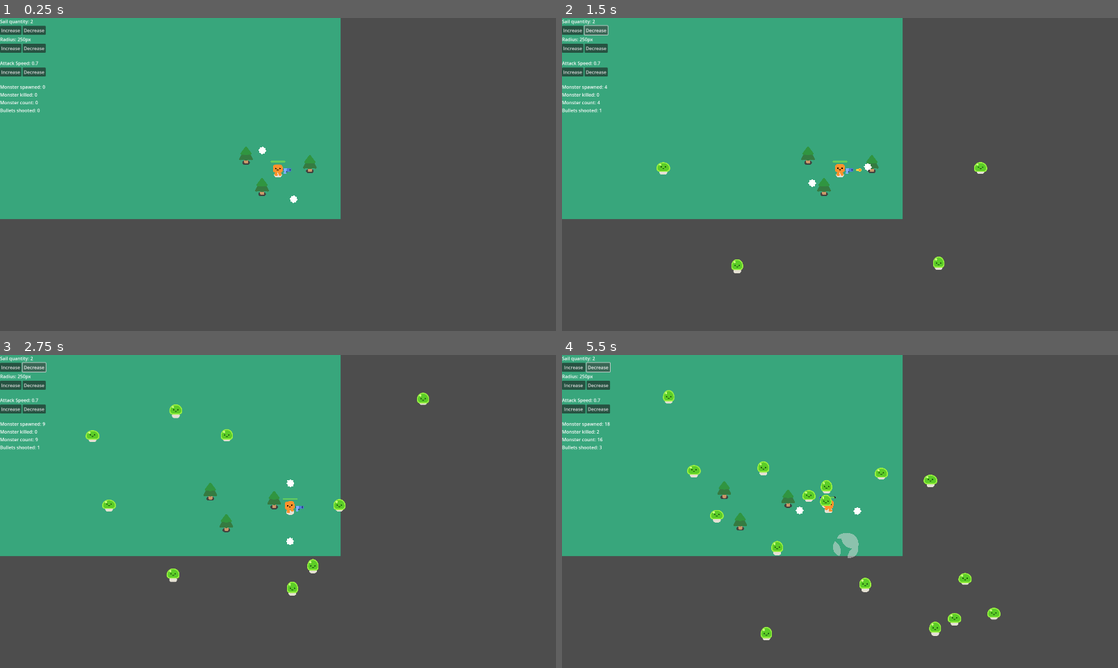
Above: before the commit, frames 1-4 (two rows, left to right).
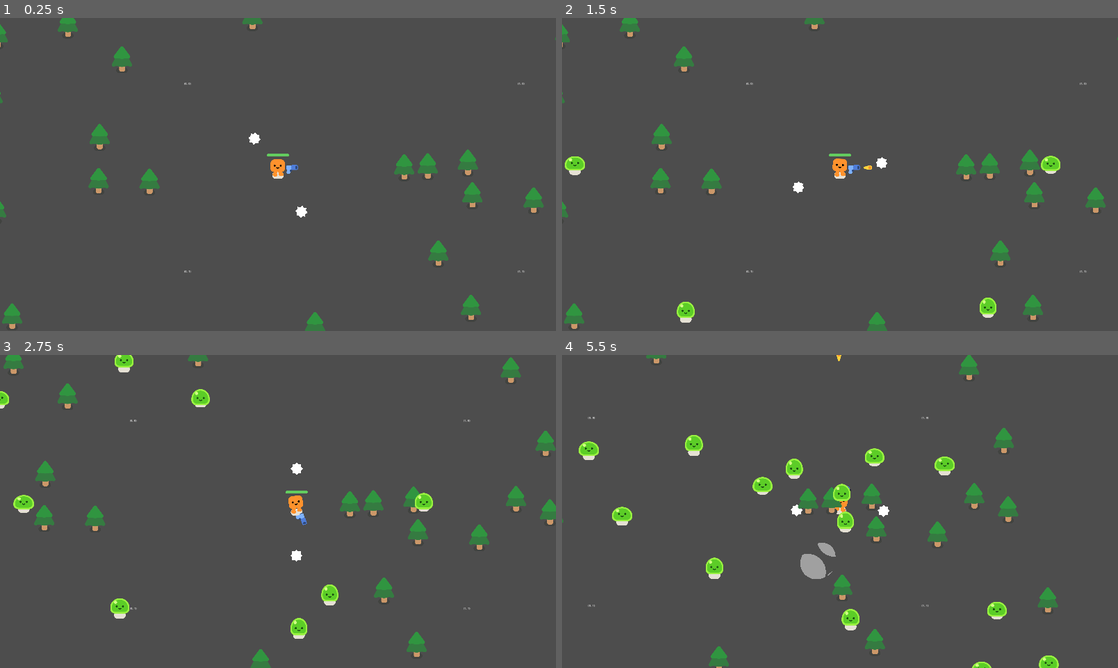
Above: after the commit, the same moments.

Repository: nicolasanelli/2d-slimes-roguelike
Game: Godot game, scene res://scenes/game/game.tscn
Two runs of this game, one before a commit and one after it. Both use one fixed random seed, a clock stepped at 60 frames per second and the inputs below.
Inputs (mouse positions are in pixels of both pictures, inside the frame that each line leads up to):
- Up to frame 1 (0.25 s): no input
- Up to frame 2 (1.5 s): click (573, 30) at 0.5 s, where only the run before the commit has a clickable "Increase"; click (595, 30) at 1.25 s, where only the run before the commit has a clickable "Decrease"
- Up to frame 3 (2.75 s): hold D (move_right) from 2.03 s (still down)
- Up to frame 4 (5.5 s): release D (move_right) at 2.78 s; hold S (move_down) 2.78-3.53 s; hold D (move_right) 3.53-4.28 s; hold W (move_up) 4.28-5.03 s; hold A (move_left) from 5.03 s (still down)

The runs differ from the first frame. In frame 1, 41% of the frame differs, in the area x 0-100%, y 0-100%; in frame 2, 41%; in frame 3, 42%; in frame 4, 42%, in the area x 0-90%, y 0-100%.

Commit message:
Add infinity chunk generator

Diff:
--- /dev/null
+++ b/components/chunk/chunk.gd
@@ -0,0 +1,69 @@
+class_name Chunk extends Node2D
+
+@export var chunk_width: int = 1920;
+@export var chunk_height: int = 1080;
+
+@onready var area2D: Area2D = $Area2D;
+@onready var collisionShape: CollisionShape2D = $Area2D/CollisionShape2D;
+@onready var trees: Node = $Trees;
+@onready var label: Label = $Label;
+
+var _tree_component = preload("res://components/pine_tree/pine_tree.tscn")
+
+var chunk_x: int;
+var chunk_y: int;
+
+func _ready() -> void:
+
+	collisionShape.shape.size.x = chunk_width
+	collisionShape.shape.size.y = chunk_height
+	area2D.position.x = chunk_width / 2.0
+	area2D.position.y = chunk_height / 2.0
+
+	area2D.body_entered.connect(_on_body_entered)
+	chunk_x = floor(global_position.x / chunk_width)
+	chunk_y = floor(global_position.y / chunk_height)
+	label.text = "(%s, %s)" % [chunk_x, chunk_y]
+	_spawn_random_trees(randi_range(4, 5))
+
+
+func get_global_position_for_x_y(x: int, y: int) -> Vector2:
+	return Vector2(x * chunk_width, y * chunk_height)
+
+
+static func get_x_y_for_global_position(_position: Vector2) -> Vector2:
+	var tmp = Chunk.new()
+	var x = floor(_position.x / tmp.chunk_width)
+	var y = floor(_position.y / tmp.chunk_height)
+	tmp.queue_free()
+	return Vector2(x, y);
+
+
+func _on_body_entered(_body: Node2D) -> void:
+	#print_debug("Player entered in chunk [%s, %s]" % [chunk_x, chunk_y]);
+	pass
+
+
+
+func _get_random_position() -> Vector2:
+	var chunk_position = global_position;
+	print_debug(chunk_position)
+
+	var min_x = global_position.x
+	var max_x = global_position.x + chunk_width
+
+	var min_y = global_position.y
+	var max_y = global_position.y + chunk_height
+
+	return Vector2(randf_range(min_x, max_x), randf_range(min_y, max_y));
+
+
+func _spawn_random_trees(quantity: int) -> void:
+	for n in quantity:
+		_spawn_tree(_get_random_position())
+
+
+func _spawn_tree(_position: Vector2) -> void:
+	var tree: Node2D = _tree_component.instantiate()
+	tree.global_position = _position
+	trees.add_child(tree)
--- /dev/null
+++ b/components/chunk/chunk.tscn
@@ -0,0 +1,24 @@
+[gd_scene load_steps=3 format=3 uid="uid://dy4pqge5kjd4a"]
+
+[ext_resource type="Script" path="res://components/chunk/chunk.gd" id="1_fmkin"]
+
+[sub_resource type="RectangleShape2D" id="RectangleShape2D_dcejg"]
+size = Vector2(1080, 1080)
+
+[node name="Chunk" type="Node2D"]
+script = ExtResource("1_fmkin")
+
+[node name="Area2D" type="Area2D" parent="."]
+position = Vector2(540, 540)
+collision_layer = 0
+
+[node name="CollisionShape2D" type="CollisionShape2D" parent="Area2D"]
+shape = SubResource("RectangleShape2D_dcejg")
+
+[node name="Trees" type="Node" parent="."]
+
+[node name="Label" type="Label" parent="."]
+z_index = 4096
+offset_right = 40.0
+offset_bottom = 23.0
+text = "(%f, %f)"
--- /dev/null
+++ b/components/chunk_manager/chunk_manager.gd
@@ -0,0 +1,50 @@
+class_name ChunkManager extends Node
+
+
+#region Singleton
+static var instance: ChunkManager
+
+func _init() -> void:
+	if not instance: instance = self
+	else: queue_free()
+#endregion
+
+
+@onready var chunks: Node = $Chunks
+
+var _chunk_component = preload("res://components/chunk/chunk.tscn")
+
+var player: Player
+var chunks_loaded = {}
+
+
+func _ready() -> void:
+	player = Player.instance
+
+
+func _process(_delta: float) -> void:
+	_spawn_adjacent_chunks()
+
+
+func _get_player_current_chunk() -> Vector2:
+	var _position: Vector2 = player.get_global_position()
+	return Chunk.get_x_y_for_global_position(_position)
+
+
+func _spawn_adjacent_chunks() -> void:
+	var pos = _get_player_current_chunk()
+	var x = pos.x
+	var y = pos.y
+	for n in range(x-1, x+2):
+		for m in range(y-1, y+2):
+			_spawn_chunk(n, m)
+
+
+func _spawn_chunk(x: int, y: int) -> void:
+	var key = "chunk[%s,%s]" % [x, y]
+	if chunks_loaded.has(key): return
+
+	var chunk: Chunk = _chunk_component.instantiate()
+	chunk.global_position = chunk.get_global_position_for_x_y(x, y)
+	chunks.add_child(chunk)
+	chunks_loaded[key] = true
--- /dev/null
+++ b/components/chunk_manager/chunk_manager.tscn
@@ -0,0 +1,8 @@
+[gd_scene load_steps=2 format=3 uid="uid://chjqobojluvru"]
+
+[ext_resource type="Script" path="res://components/chunk_manager/chunk_manager.gd" id="1_aqrm8"]
+
+[node name="ChunkManager" type="Node"]
+script = ExtResource("1_aqrm8")
+
+[node name="Chunks" type="Node" parent="."]
--- a/components/debugger/debugger.gd
+++ b/components/debugger/debugger.gd
@@ -1,4 +1,4 @@
-class_name Debugger extends Node2D
+class_name Debugger extends Control
 
 
 #region Singleton
@@ -33,6 +33,7 @@
 @onready var _label_bs: Label = $VBoxContainer/LabelBS
 var _bullets_shooted: int = 0
 
+@onready var _label_pp : Label = $VBoxContainer/LabelPlayerPos
 
 func _ready() -> void:
 	_increase.pressed.connect(_sail_gun.increase_quantity)
@@ -43,6 +44,11 @@
 	_decrease_as.pressed.connect(_gun.decrease_attack_speed)
 
 
+func _input(event: InputEvent) -> void:
+	if event.is_action_pressed("open_debug_panel"):
+		visible = !visible
+
+
 func _process(_delta: float) -> void:
 	_label.text = "Sail quantity: %s" % _sail_gun.get_quantity()
 	_label_r.text = "Radius: %spx" % _sail_gun.get_radius()
@@ -51,12 +57,16 @@
 	_label_mk.text = "Monster killed: %s" % _mob_killed
 	_label_mc.text = "Monster count: %s" % (_mob_spawned - _mob_killed)
 	_label_bs.text = "Bullets shooted: %s" % _bullets_shooted
+	_label_pp.text = "Player (%.2f, %.2f)" % [Player.instance.global_position.x, Player.instance.global_position.y]
+
 
 func increaseMobSpawned() -> void:
 	_mob_spawned += 1
 
+
 func increaseMobKilled() -> void:
 	_mob_killed += 1
 
+
 func increaseBulletsShooted() -> void:
 	_bullets_shooted += 1
--- a/components/debugger/debugger.tscn
+++ b/components/debugger/debugger.tscn
@@ -2,12 +2,17 @@
 
 [ext_resource type="Script" path="res://components/debugger/debugger.gd" id="1_cemwh"]
 
-[node name="Debugger" type="Node2D"]
+[node name="Debugger" type="MarginContainer"]
+offset_right = 193.0
+offset_bottom = 354.0
+theme_override_constants/margin_left = 24
+theme_override_constants/margin_top = 24
+theme_override_constants/margin_right = 24
+theme_override_constants/margin_bottom = 24
 script = ExtResource("1_cemwh")
 
 [node name="VBoxContainer" type="VBoxContainer" parent="."]
-offset_right = 158.0
-offset_bottom = 120.0
+layout_mode = 2
 
 [node name="Label" type="Label" parent="VBoxContainer"]
 layout_mode = 2
@@ -85,3 +90,12 @@
 [node name="LabelBS" type="Label" parent="VBoxContainer"]
 layout_mode = 2
 text = "Bullets shooted: %s"
+
+[node name="MarginContainer3" type="MarginContainer" parent="VBoxContainer"]
+layout_mode = 2
+theme_override_constants/margin_top = 8
+theme_override_constants/margin_bottom = 8
+
+[node name="LabelPlayerPos" type="Label" parent="VBoxContainer"]
+layout_mode = 2
+text = "Player (%s, %s)"
--- a/scenes/game/mob_spawner.gd
+++ b/components/mob_spawner/mob_spawner.gd
@@ -5,6 +5,7 @@
 @onready var _path: PathFollow2D = %PathFollow2D
 @onready var _timer: Timer = %Timer
 @onready var _mobs: Node = %Mobs
+
 
 func _ready() -> void:
 	_timer.wait_time = 0.3
--- /dev/null
+++ b/components/mob_spawner/mob_spawner.tscn
@@ -0,0 +1,26 @@
+[gd_scene load_steps=3 format=3 uid="uid://bgkt0n6fd4oq4"]
+
+[ext_resource type="Script" path="res://components/mob_spawner/mob_spawner.gd" id="1_dv1ng"]
+
+[sub_resource type="Curve2D" id="Curve2D_ugaer"]
+_data = {
+"points": PackedVector2Array(0, 0, 0, 0, -1599, -961, 0, 0, 0, 0, 1562, -952, 0, 0, 0, 0, 1575, 987, 0, 0, 0, 0, -1617, 938, 0, 0, 0, 0, -1604, -957)
+}
+point_count = 5
+
+[node name="MobSpawner" type="Node2D"]
+script = ExtResource("1_dv1ng")
+
+[node name="Path2D" type="Path2D" parent="."]
+curve = SubResource("Curve2D_ugaer")
+
+[node name="PathFollow2D" type="PathFollow2D" parent="Path2D"]
+unique_name_in_owner = true
+position = Vector2(-1599, -961)
+rotation = 0.00284719
+
+[node name="Timer" type="Timer" parent="."]
+unique_name_in_owner = true
+
+[node name="Mobs" type="Node" parent="."]
+unique_name_in_owner = true
--- a/project.godot
+++ b/project.godot
@@ -88,7 +88,8 @@
 
 window/size/viewport_width=1920
 window/size/viewport_height=1080
-window/stretch/mode="viewport"
+window/stretch/mode="canvas_items"
+window/stretch/aspect="expand"
 
 [dotnet]
 
@@ -120,6 +121,11 @@
 "events": [Object(InputEventKey,"resource_local_to_scene":false,"resource_name":"","device":-1,"window_id":0,"alt_press …(192 unchanged characters)…
 ]
 }
+open_debug_panel={
+"deadzone": 0.5,
+"events": [Object(InputEventKey,"resource_local_to_scene":false,"resource_name":"","device":-1,"window_id":0,"alt_pressed":false,"shift_pressed":false,"ctrl_pressed":false,"meta_pressed":false,"pressed":false,"keycode":0,"physical_keycode":4194306,"key_label":0,"unicode":0,"location":0,"echo":false,"script":null)
+]
+}
 
 [layer_names]
 
--- a/scenes/game/game.tscn
+++ b/scenes/game/game.tscn
@@ -1,64 +1,41 @@
-[gd_scene load_steps=7 format=3 uid="uid://c2odse7mabaid"]
+[gd_scene load_steps=6 format=3 uid="uid://c2odse7mabaid"]
 
 [ext_resource type="PackedScene" uid="uid://d15wvy5ol3wsu" path="res://components/game_manager/game_manager.tscn" id="1_5eujh"]
 [ext_resource type="PackedScene" uid="uid://bhmpp5o3beqph" path="res://components/player/player.tscn" id="1_hst8v"]
-[ext_resource type="PackedScene" uid="uid://chhkp0ptdo34c" path="res://components/pine_tree/pine_tree.tscn" id="2_yy6cm"]
+[ext_resource type="PackedScene" uid="uid://chjqobojluvru" path="res://components/chunk_manager/chunk_manager.tscn" id="2_dta7r"]
+[ext_resource type="PackedScene" uid="uid://bgkt0n6fd4oq4" path="res://components/mob_spawner/mob_spawner.tscn" id="3_ddodt"]
 [ext_resource type="PackedScene" uid="uid://dvrwfpndahhq1" path="res://components/debugger/debugger.tscn" id="5_lr2xe"]
-[ext_resource type="Script" path="res://scenes/game/mob_spawner.gd" id="5_wuy7s"]
-
-[sub_resource type="Curve2D" id="Curve2D_ugaer"]
-_data = {
-"points": PackedVector2Array(0, 0, 0, 0, -1599, -961, 0, 0, 0, 0, 1562, -952, 0, 0, 0, 0, 1575, 987, 0, 0, 0, 0, -1617, 938, 0, 0, 0, 0, -1604, -957)
-}
-point_count = 5
 
 [node name="Game" type="Node2D"]
 y_sort_enabled = true
 
 [node name="GameManager" parent="." instance=ExtResource("1_5eujh")]
 
+[node name="ChunkManager" parent="." instance=ExtResource("2_dta7r")]
+
 [node name="Player" parent="." instance=ExtResource("1_hst8v")]
-position = Vector2(532, 339)
-
-[node name="MobSpawner" type="Node2D" parent="Player"]
-script = ExtResource("5_wuy7s")
-
-[node name="Path2D" type="Path2D" parent="Player/MobSpawner"]
-curve = SubResource("Curve2D_ugaer")
-
-[node name="PathFollow2D" type="PathFollow2D" parent="Player/MobSpawner/Path2D"]
-unique_name_in_owner = true
-position = Vector2(-1599, -961)
-rotation = 0.00284719
-
-[node name="Timer" type="Timer" parent="Player/MobSpawner"]
-unique_name_in_owner = true
-
-[node name="Mobs" type="Node" parent="Player/MobSpawner"]
-unique_name_in_owner = true
+position = Vector2(540, 540)
 
 [node name="Camera2D" type="Camera2D" parent="Player"]
 position = Vector2(0, -4)
-zoom = Vector2(0.4, 0.4)
+zoom = Vector2(0.6, 0.6)
 position_smoothing_enabled = true
 
-[node name="PineTree" parent="." instance=ExtResource("2_yy6cm")]
-position = Vector2(256, 227)
-
-[node name="PineTree2" parent="." instance=ExtResource("2_yy6cm")]
-position = Vector2(394, 498)
-
-[node name="PineTree3" parent="." instance=ExtResource("2_yy6cm")]
-position = Vector2(807, 300)
+[node name="MobSpawner" parent="Player" instance=ExtResource("3_ddodt")]
 
 [node name="BackgroundLayer" type="CanvasLayer" parent="."]
 layer = -1
+visible = false
 
 [node name="ColorRect" type="ColorRect" parent="BackgroundLayer"]
-offset_left = -61.0
-offset_top = -14.0
-offset_right = 1177.0
-offset_bottom = 694.0
+anchors_preset = 15
+anchor_right = 1.0
+anchor_bottom = 1.0
+offset_right = -840.0
+grow_horizontal = 2
+grow_vertical = 2
+size_flags_horizontal = 3
+size_flags_vertical = 3
 color = Color(0.21974, 0.648788, 0.485114, 1)
 
 [node name="GameOverScreen" type="CanvasLayer" parent="."]
@@ -108,3 +85,4 @@
 [node name="DebugLayer" type="CanvasLayer" parent="."]
 
 [node name="Debugger" parent="DebugLayer" instance=ExtResource("5_lr2xe")]
+visible = false
